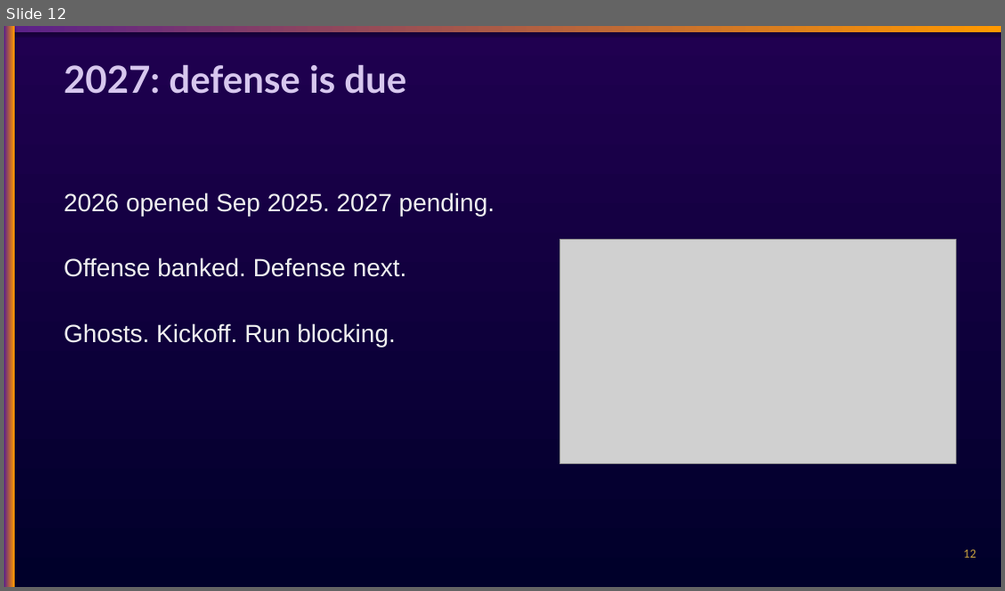
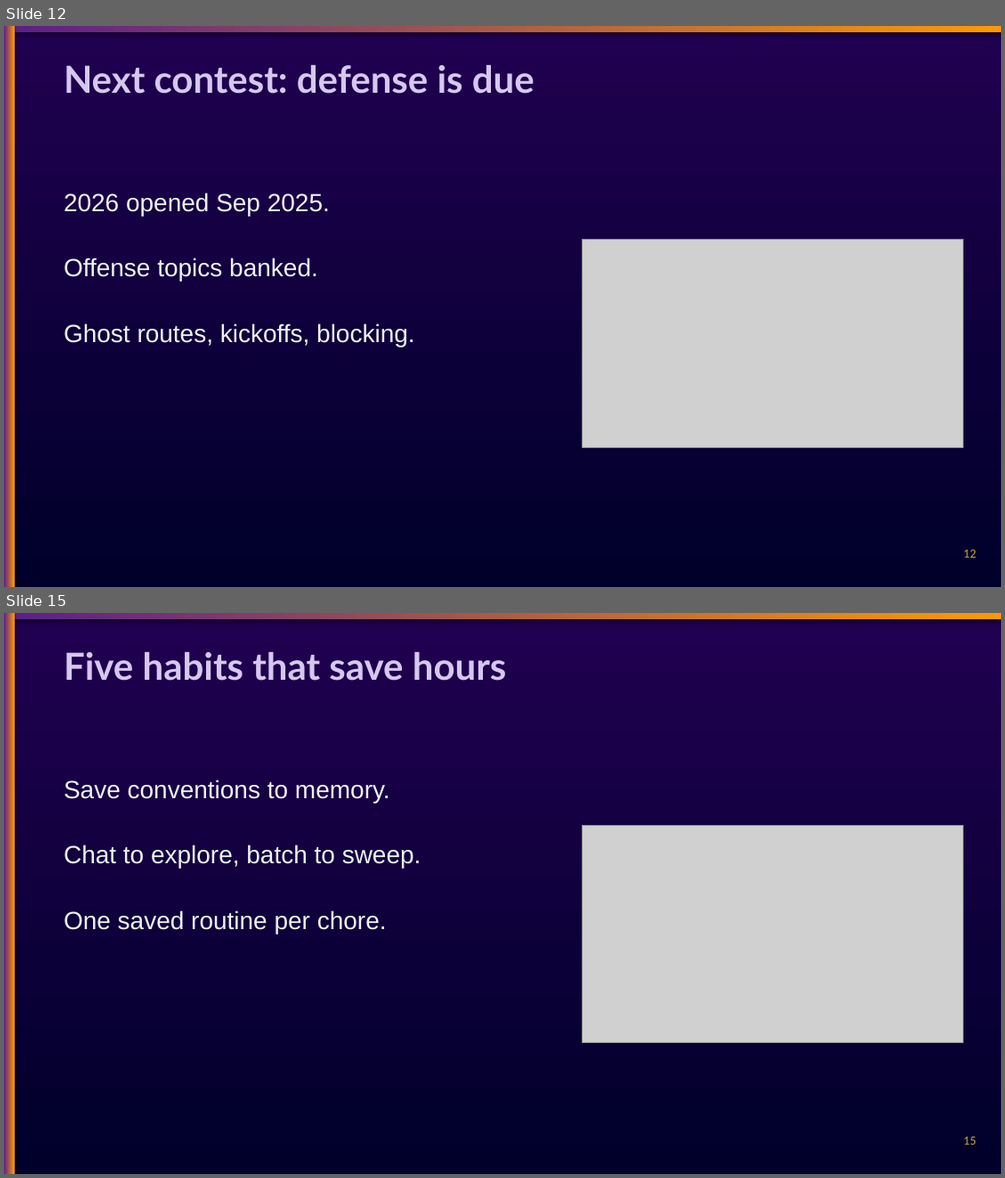
Before and after one commit to chasko-labs/nfl-big-data-bowl-2027, a slide deck: deck/unified.pptx. Shown one above the other, each under a label of ours: slide 12 before the commit, slides 12 and 15 after it; the slides between them are not shown. The pictures are 1005x591 and 1005x1178 pixels, drawn with LibreOffice and Linux fonts; fonts in the diff are those of the drawing; grey boxes stand for pictures. Boxes give left, top, right and bottom in pixels: in the first picture for what was removed or moved away, otherwise in the second. Text is boxed around its words. In the diff, an @@ line names an element or a change of style, - is before the commit and + after.

Commit message:
deck: plain-words rewrite all 17, collision-free layout

```diff
--- a/deck/unified.pptx
+++ b/deck/unified.pptx
@@ slide 15 added at <box>4,613,1001,1174</box>, background gradient #00002A to #200050 @@
@@ rectangle added at <box>4,613,1001,619</box>, fill gradient #5A1F8A to #FF9900 @@
@@ rectangle added at <box>4,613,15,1174</box>, fill gradient #5A1F8A to #FF9900 @@
@@ text added at <box>64,652,507,681</box>, 36 pt, text #D7C7EE, bold @@
+Five habits that save hours
@@ text added at <box>64,779,421,933</box>, 24 pt, text #F0F0F0 @@
+Save conventions to memory.
+Chat to explore, batch to sweep.
+One saved routine per chore.
@@ picture added at <box>582,826,963,1042</box> @@
@@ text added at <box>963,1136,976,1144</box>, 12 pt, text #C9A23F @@
+15
@@ slide 12 changed as well @@
@@ text at <box>64,65,534,94</box>: text changed @@
-2027: defense is due
+Next contest: defense is due
@@ text at <box>64,192,415,346</box>: text changed @@
-2026 opened Sep 2025. 2027 pending.
-Offense banked. Defense next.
-Ghosts. Kickoff. Run blocking.
+2026 opened Sep 2025.
+Offense topics banked.
+Ghost routes, kickoffs, blocking.
@@ picture: place and size @@
-picture at <box>559,239,956,464</box>
+picture at <box>582,239,963,447</box>
```
Also in this commit, not shown: 6 other slides changed, 8 other slides added, 9 slides removed.
